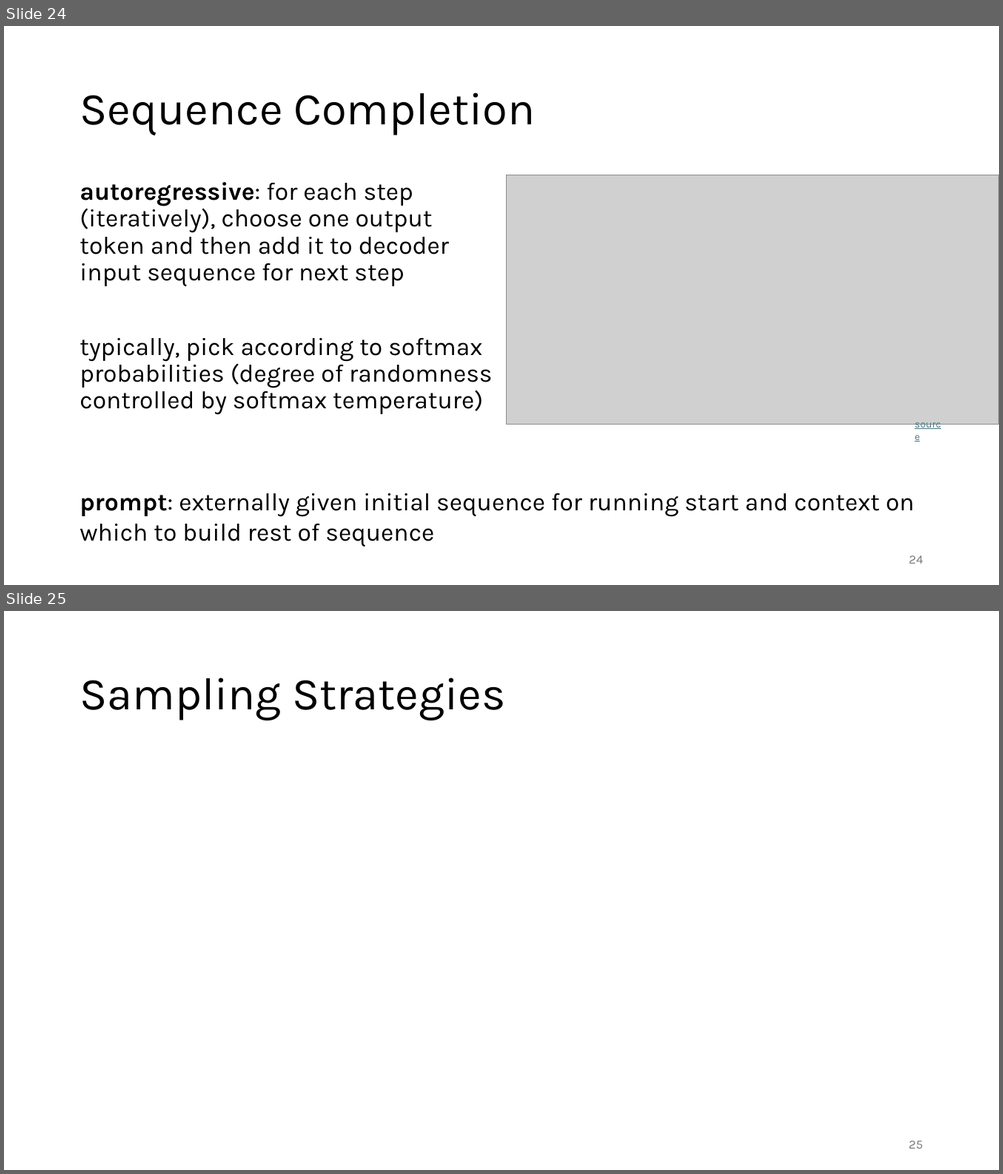
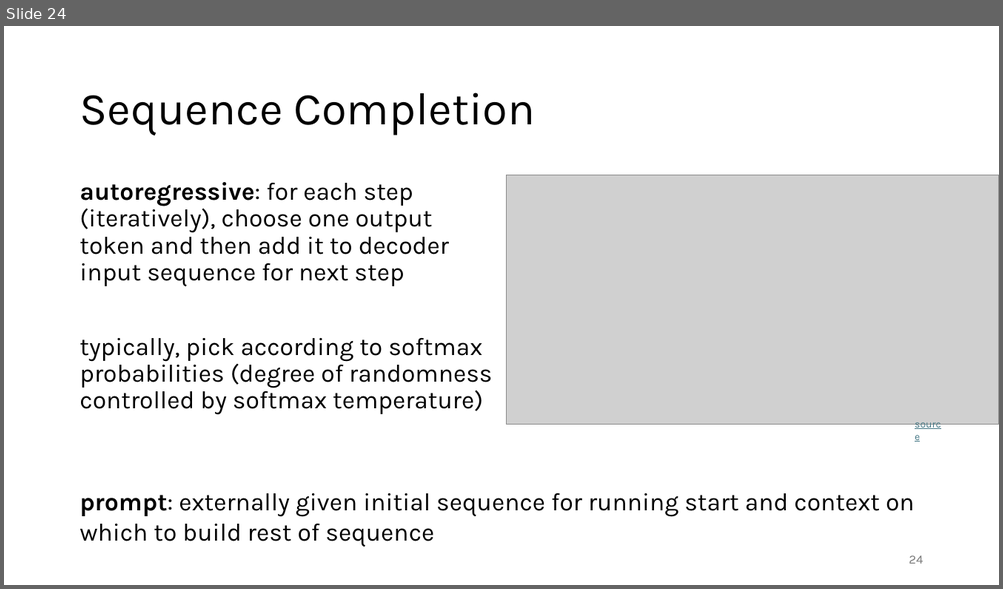
Before and after one commit to FelixWick/language_models, a slide deck: slides/2_transformer.pptx. Shown one above the other, each under a label of ours: slides 24 and 25 before the commit, slide 24 after it. The pictures are 1003x1174 and 1003x589 pixels, drawn with LibreOffice and Linux fonts; fonts in the diff are those of the drawing; grey boxes stand for pictures. Boxes give left, top, right and bottom in pixels: in the first picture for what was removed or moved away, otherwise in the second. Text is boxed around its words. In the diff, an @@ line names an element or a change of style, - is before the commit and + after.

```diff
--- a/slides/2_transformer.pptx
+++ b/slides/2_transformer.pptx
@@ slide 25 removed at [4, 611, 999, 1170], background #FFFFFF @@
@@ title removed at [79, 678, 505, 721] @@
-Sampling Strategies
@@ page number removed at [908, 1141, 922, 1149] @@
-25
```
Also in this commit, not shown: 1 slide changed, 2 slides added, 1 other slide removed, 5 other files.
